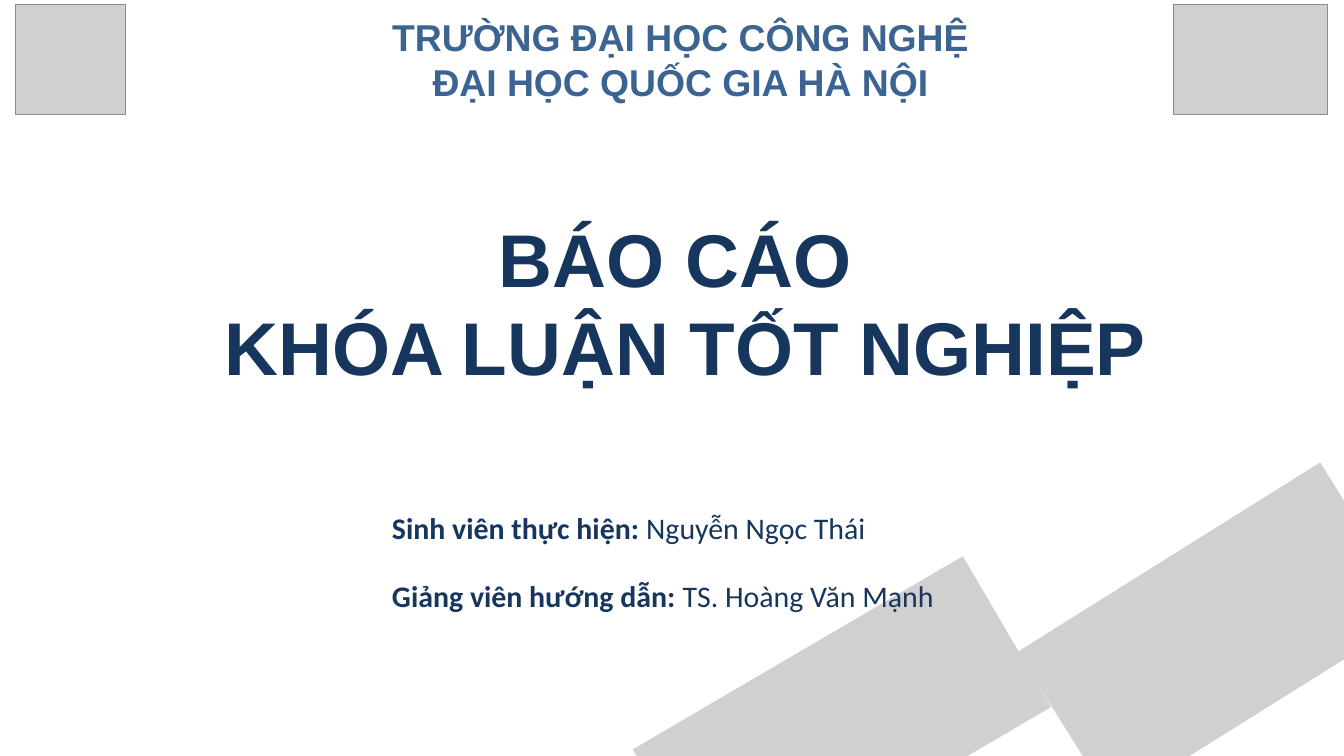
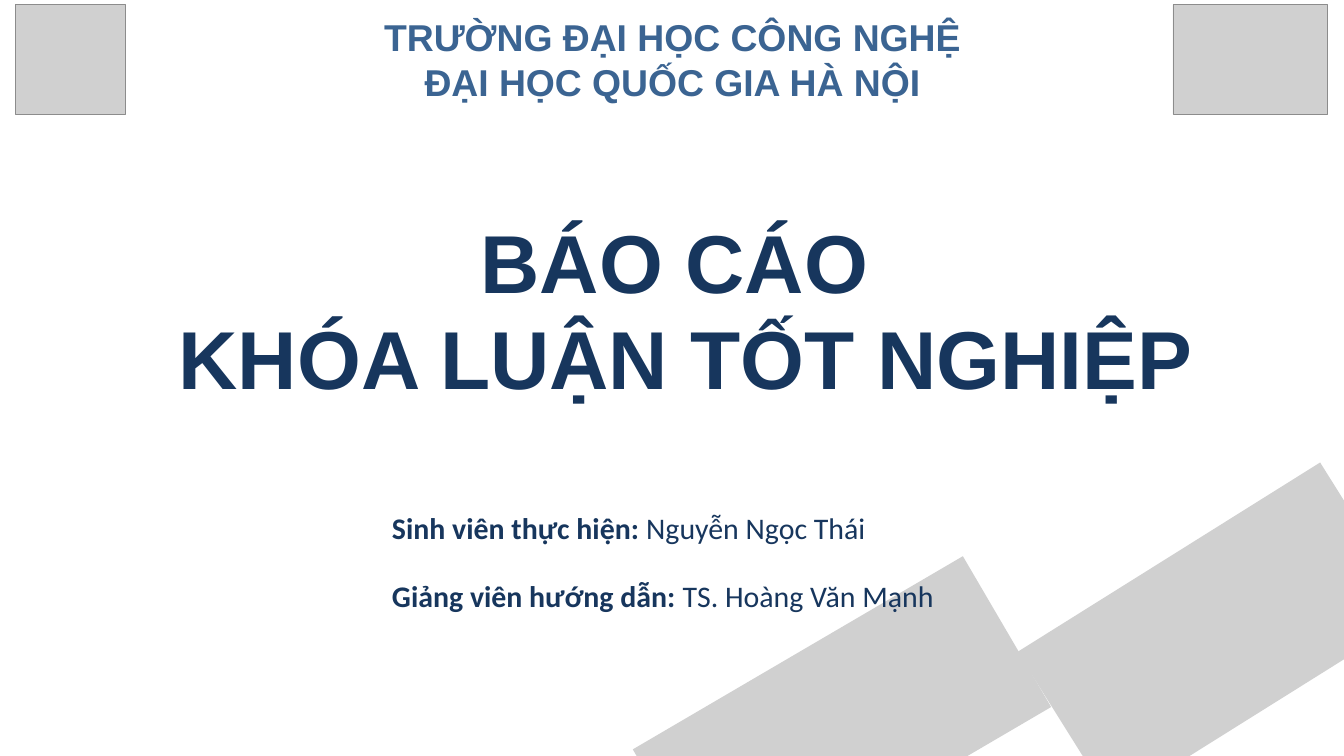
Before and after one commit to nnthai167/KLTN, a slide deck: slide 1 of PPT_KHOA LUẬN.pptx. Drawn at 1344x756 pixels with LibreOffice and Linux fonts; fonts in the diff are those of the drawing; grey boxes stand for pictures; background and template pictures are left out. Boxes give left, top, right and bottom in pixels: in the first picture for what was removed or moved away, otherwise in the second. Text is boxed around its words. In the diff, an @@ line names an element or a change of style, - is before the commit and + after.

```diff
--- a/PPT_KHOA LUẬN.pptx
+++ b/PPT_KHOA LUẬN.pptx
@@ text "TRƯỜNG ĐẠI HỌC CÔNG NGHỆ": place and size @@
-text "TRƯỜNG ĐẠI HỌC CÔNG NGHỆ" at bbox=[392, 22, 969, 104]
+text "TRƯỜNG ĐẠI HỌC CÔNG NGHỆ" at bbox=[384, 22, 961, 104]
@@ text "BÁO CÁO" at bbox=[179, 228, 1193, 404]: size 80 to 88 pt @@
```
Also in this commit, not shown: 12 other slides changed, 1 slide removed, 13 other files.
